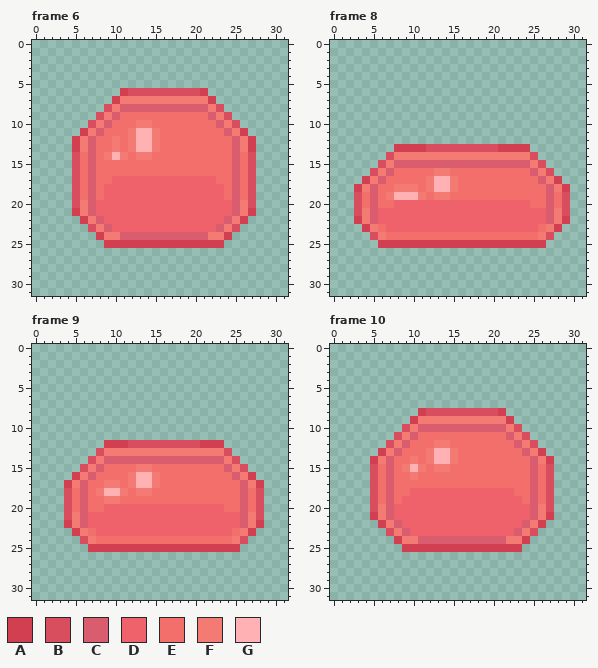
Two versions of one pixel-art file, Assets/Entities/Enemy/JellySlime/JellySlimeAll.ase. Above is the file before it was changed.
32x32 pixels, 11 frames. Shown: frame 6, frame 8, frame 9, frame 10. The commit also changed other frames, which this record leaves out.
Visible layers, top first: "Spicy/Layer 2", "Spicy/Grain Copy".
Palette (. is transparent): A #d13f50  B #d94e5e  C #d95d6e  D #ef626b  E #f36f6c  F #f37b74  G #ffb1b4
Pixels before, frame 6, first column x 5:
 6 ......ABBBBBBBBBA......
 7 .....AFFFFFFFFFFFA.....
 8 ....BFCCCCCCCCCCCFB....
 9 ...BFCEEEEEEEEEEECFB...
10 ..BFCEEEFFEEEEEEEECFB..
11 .AFCEEEFGGFEEEEEEEECFA.
12 AFCEEFEFGGFEEEEEEEEECFA
13 AFCEEFEFGGFEEEEEEEEECFA
14 BECEFGFEFFEEEEEEEEEECEB
15 BECEEEEEEEEEEEEEEEEECEB
16 BECEEEEEEEEEEEEEEEEECEB
17 BECEEDDDDDDDDDDDDDEECEB
18 BECEDDDDDDDDDDDDDDDECEB
19 BECEDDDDDDDDDDDDDDDECEB
20 BFCDDDDDDDDDDDDDDDDDCFB
21 AFCDDDDDDDDDDDDDDDDDCFA
22 .AFCDDDDDDDDDDDDDDDCFA.
23 ..BFCDDDDDDDDDDDDDCFB..
24 ...AFFCCCCCCCCCCCFFA...
25 ....AAAAAAAAAAAAAAA....
Pixels before, frame 8, first column x 3:
13 .....AAAABBBBBBBBBAAAA.....
14 ....BFFFFFFFFFFFFFFFFFB....
15 ...BFCCCCCCCCCCCCCCCCCFB...
16 ..BFCEEEEEFFEEEEEEEEEECFB..
17 .AFCEEEEEFGGFEEEEEEEEEECFA.
18 AFCEEFFFEFGGFEEEEEEEEEEECFA
19 BECEFGGGFEFFEEEEEEEEEEEECEB
20 BECEEDDDDDDDDDDDDDDDDDEECEB
21 BFCDDDDDDDDDDDDDDDDDDDDDCFB
22 AFCDDDDDDDDDDDDDDDDDDDDDCFA
23 .AFEDDDDDDDDDDDDDDDDDDDEFA.
24 ..BFEEEEEEEEEEEEEEEEEEEFB..
25 ...AAAAAAAAAAAAAAAAAAAAA...
Pixels before, frame 9, first column x 4:
12 .....AAABBBBBBBBBAAA.....
13 ....BFFFFFFFFFFFFFFFB....
14 ...BFCCCCCCCCCCCCCCCFB...
15 ..BFCEEEEFFEEEEEEEEECFB..
16 .AFCEEEEFGGFEEEEEEEEECFA.
17 AFCEEFFEFGGFEEEEEEEEEECFA
18 BECEFGGFEFFEEEEEEEEEEECEB
19 BECEEFFEEEEEEEEEEEEEEECEB
20 BECEEDDDDDDDDDDDDDDDEECEB
21 BFCDDDDDDDDDDDDDDDDDDDCFB
22 AFCDDDDDDDDDDDDDDDDDDDCFA
23 .AFEDDDDDDDDDDDDDDDDDEFA.
24 ..BFEEEEEEEEEEEEEEEEEFB..
25 ...AAAAAAAAAAAAAAAAAAA...
Pixels before, frame 10, first column x 5:
 8 ......ABBBBBBBBBA......
 9 .....AFFFFFFFFFFFA.....
10 ....BFCCCCCCCCCCCFB....
11 ...BFCEEEEEEEEEEECFB...
12 ..BFCEEEFFEEEEEEEECFB..
13 .AFCEEEFGGFEEEEEEEECFA.
14 AFCEEFEFGGFEEEEEEEEECFA
15 BECEFGFEFFEEEEEEEEEECEB
16 BECEEFEEEEEEEEEEEEEECEB
17 BECEEEEEEEEEEEEEEEEECEB
18 BECEEDDDDDDDDDDDDDEECEB
19 BECEDDDDDDDDDDDDDDDECEB
20 BFCDDDDDDDDDDDDDDDDDCFB
21 AFCDDDDDDDDDDDDDDDDDCFA
22 .AFCDDDDDDDDDDDDDDDCFA.
23 ..BFCDDDDDDDDDDDDDCFB..
24 ...AFFCCCCCCCCCCCFFA...
25 ....AAAAAAAAAAAAAAA....
Once edited:
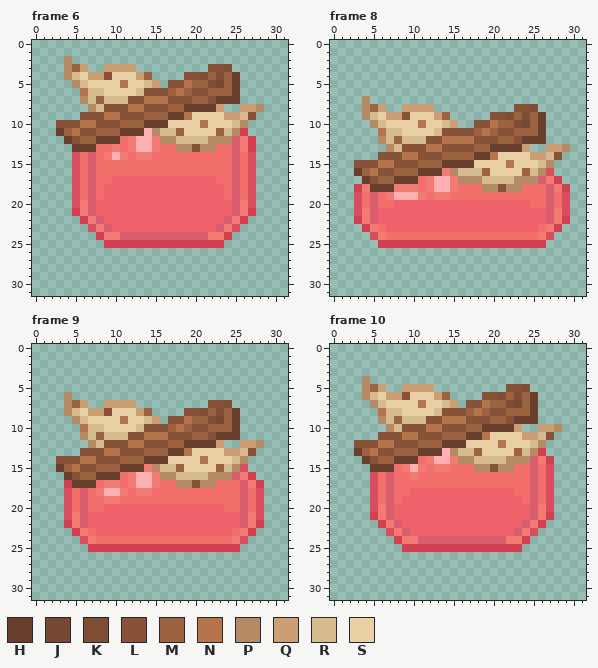
Colours new in this view: H #673f2c  J #774832  K #7f4c35  L #885239  M #9c6342  N #b6744d  P #b58b65  Q #cc9e74  R #d5bb8e  S #e8cfa4
Author's note on the commit: pandan and jelly slime implementations!
From old to new:
layer "Base" now shown
Changed rows in their new state; - is an unchanged pixel.
Frame 6, layer "Spicy/Layer 2":
first column x 3:
 2 -P------------------------
 3 -PMQ--QQQQ---------LLK----
 4 -PRSQQLSSSQM----LLKMKMH---
 5 --PRSSSSNSSRQ-LLNMMKJMH---
 6 ---NRRSSSSRLLLMNMLLMMMH---
 7 ---PRMRRRLLNNNLLLMMLHHH---
 8 ----PRLLLNNLLLMMHHHHQ--QQP
 9 ---LLLNNLLLMMMHHNSSSSQQRL-
10 LLLNNLLLMMMHHHSSSSNSSSRP--
11 HMNLLMMMHHH-PRRMSSSSMRP---
12 -HLMMHHH-----PPRRRRPPP----
13 --HHH----------PPLPP------
Frame 8, layer "Spicy/Layer 2":
first column x 3:
 7 -P-------------------------
 8 -PMQ--QQQQ----------LLK----
 9 -PRSQQLSSSQM-----LLKMKMH---
10 --PRSSSSNSSRQ--LLNMMKJMH---
11 ---NRRSSSSRLLLLMNMLLMMMH---
12 ---PRMRRRLLNNNNLLLMMLHHH---
13 ----PRLLLNNLLLLMMHHHHQ--QQP
14 ---LLLNNLLLMMMMHHNSSSSQQRL-
15 LLLNNLLLMMMHHHHSSSSNSSSRP--
16 HMNLLMMMHHH-PRRRMSSSSMRP---
17 -HLMMHHH-----PPPRRRRPPP----
18 --HHH-----------PPLPP------
Frame 9, layer "Spicy/Layer 2":
first column x 3:
 6 -P------------------------
 7 -PMQ--QQQQ---------LLK----
 8 -PRSQQLSSSQM----LLKMKMH---
 9 --PRSSSSNSSRQ-LLNMMKJMH---
10 ---NRRSSSSRLLLMNMLLMMMH---
11 ---PRMRRRLLNNNLLLMMLHHH---
12 ----PRLLLNNLLLMMHHHHQ--QQP
13 ---LLLNNLLLMMMHHNSSSSQQRL-
14 LLLNNLLLMMMHHHSSSSNSSSRP--
15 HMNLLMMMHHH-PRRMSSSSMRP---
16 -HLMMHHH-----PPRRRRPPP----
17 --HHH----------PPLPP------
Frame 10, layer "Spicy/Layer 2":
first column x 3:
 4 -P------------------------
 5 -PMQ--QQQQ---------LLK----
 6 -PRSQQLSSSQM----LLKMKMH---
 7 --PRSSSSNSSRQ-LLNMMKJMH---
 8 ---NRRSSSSRLLLMNMLLMMMH---
 9 ---PRMRRRLLNNNLLLMMLHHH---
10 ----PRLLLNNLLLMMHHHHQ--QQP
11 ---LLLNNLLLMMMHHNSSSSQQRL-
12 LLLNNLLLMMMHHHSSSSNSSSRP--
13 HMNLLMMMHHH-PRRMSSSSMRP---
14 -HLMMHHH-----PPRRRRPPP----
15 --HHH----------PPLPP------
Boxes around the changes in both pictures, in picture pixels (x1, y1, x2, y2):
changed: (56, 56, 264, 152)
changed: (354, 96, 570, 192)
changed: (56, 392, 264, 488)
changed: (354, 376, 562, 472)
